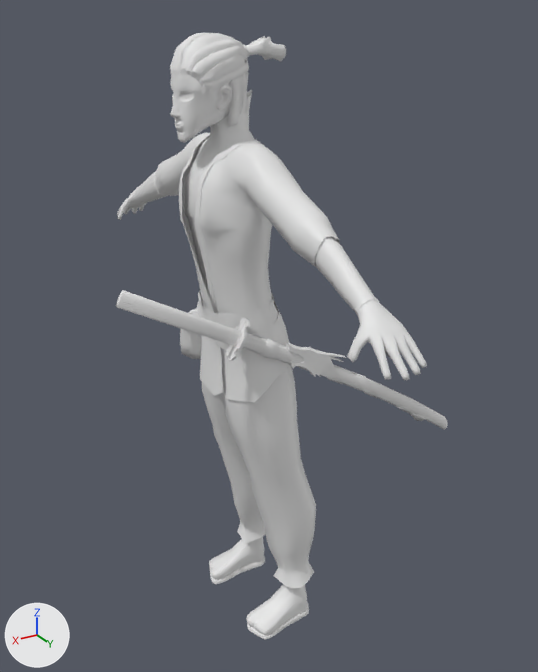
The FBX model Assets/Animation/Definitivas Samurai/samurai@runLeft.FBX, before and after one commit.
Before and after are seen from a 50 mm lens placed at (0.931, 1.704, 1.603), pointed at (-0.084, 0.014, 0.758). The lights are fixed; the arrows at lower left show +X, +Y and +Z. Materials are left out; every surface is plain grey. Where no turn or scale is listed for an object, it has been applied to the vertices. Vertices at the same position are counted once.

In view in the first picture: 'Cabeza', 'Katana', 'Samurai', 'Vaina'.
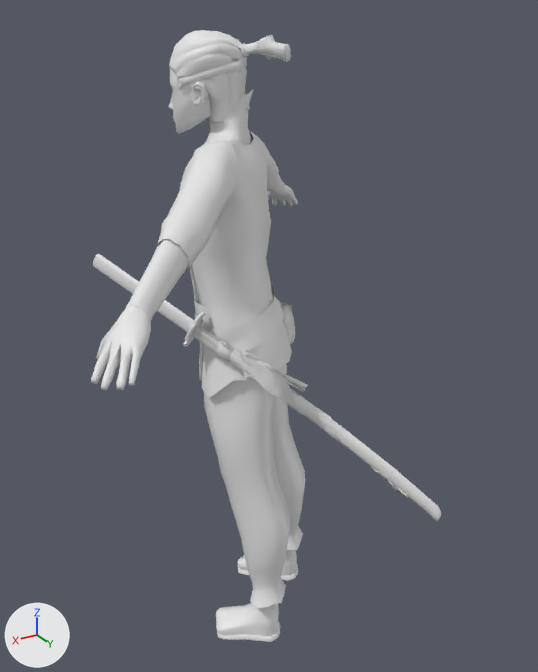
Where the newer file only moved an object's origin or applied its transform, the numbers keep the older frame.

Edits to the bpy script that builds the scene:
```text
Change me_mesh_002:
    where me_mesh_002.from_pydata(...)  # 397 vertices, 766 faces; spans x -0.667..0.304, y -0.051..0.099, z -0.403..0.172
    used by ob_katana; location = (0.086, 0.146, 0.836)
    me_mesh_002 part 1: the loose piece of 48 vertices spanning x -0.006..0.304, y -0.051..0.006, z -0.019..0.172 is multiplied about its middle by the matrix ((0.67, 0.74, 0.061), (-0.743, 0.668, 0.054), (0.0, -0.081, 0.997)), then moved by (0.014, -0.202, 0.008)
    me_mesh_002 part 2: the loose piece of 302 vertices spanning x -0.035..0.033, y -0.036..0.034, z -0.054..0.051 is multiplied about its middle by the matrix ((0.67, 0.74, 0.061), (-0.743, 0.668, 0.054), (0.0, -0.081, 0.997)), then moved by (0.075, -0.102, 0.006)
Add me_mesh_002_1:
    me_mesh_002_1.from_pydata(...)  # 372 vertices, 673 faces; spans x -0.317..0.101, y -0.083..0.472, z -0.357..0.079
Change ob_samurai:
    ob_samurai.location: (-0.008, 0.0, 0.629) -> (-0.006, 0.006, 0.632)
    ob_samurai.rotation_euler: (0.067, 0.0, 1.571) -> (0.067, 0.0, 0.793)  # degrees (3.8, 0, 90) -> degrees (3.8, 0, 45)
Change ob_cabeza:
    ob_cabeza.location: (0.024, 0.0, 1.45) -> (0.017, -0.016, 1.454)
    ob_cabeza.rotation_euler: (0.067, 0.0, 1.571) -> (0.067, 0.0, 0.793)  # degrees (3.8, 0, 90) -> degrees (3.8, 0, 45)
Change ob_vaina:
    ob_vaina.location: (-0.035, 0.134, 0.774) -> (0.069, 0.12, 0.777)
    ob_vaina.rotation_euler: (-1.504, -0.484, -0.149) -> (-1.504, -0.484, -0.927)  # degrees (-86, -28, -8.5) -> degrees (-86, -28, -53)
Add ob_plane004:
    ob_plane004 = bpy.data.objects.new('Plane004', me_mesh_002_1)
    ob_plane004.location = (0.069, 0.12, 0.777)
```

Pixel boxes (x1, y1, x2, y2) of what changed, in the pictures (538 x 672 px; the box of a moved part takes in the faces that stretch with it):
'Samurai', moved, turned
    before: (117, 90, 427, 640)
    after: (91, 89, 305, 642)
'Cabeza', moved, turned
    before: (170, 33, 286, 142)
    after: (169, 30, 291, 134)
'Vaina', moved, turned
    before: (242, 333, 448, 430)
    after: (193, 325, 441, 521)
'Plane004', added
    after: (195, 325, 441, 521)
'Katana', reshaped
    before: (116, 290, 250, 361)
    after: (93, 253, 206, 347)
part 1 of me_mesh_002, moved or reshaped
    before: (116, 290, 240, 346)
    after: (93, 253, 195, 332)
part 2 of me_mesh_002, moved or reshaped
    before: (226, 318, 250, 361)
    after: (183, 311, 206, 347)
